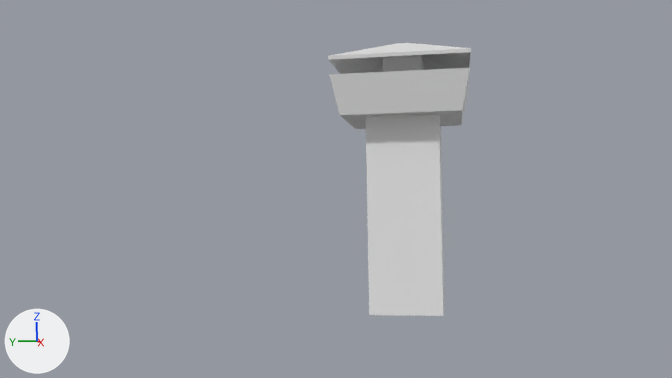
A saved change to the Blender file Tower/Tower.blend.
One viewpoint serves both versions: the file's camera 'Camera'. Arrows for +X, +Y and +Z are at lower left; the lights stay in place. Materials are left out; every surface is plain grey.

Before the edit, the objects in view are built like this:
```python
me_cube = bpy.data.meshes.new('Cube')
me_cube.from_pydata(...)  # 164 vertices, 174 faces; spans x -5.7..7.06, y -5.46..4.96, z 0.9..7.03
me_cube_002 = bpy.data.meshes.new('Cube.002')
me_cube_002.from_pydata(...)  # 144 vertices, 142 faces; spans x -2.61..1.28, y -1.88..1.88, z -1.0..6.61
# faces by material slot: [117, 23, 2]
me_cube_002.materials.append(mat_creamconcretebrick)
me_cube_002.materials.append(mat_steel)
me_cube_002.materials.append(mat_grate)
ob_raptorpen = bpy.data.objects.new('RaptorPen', me_cube)
ob_raptorpen.location = (-4.05, 0.0, 0.0)
ob_raptorpen.hide_viewport = True
ob_tower = bpy.data.objects.new('Tower', me_cube_002)
ob_tower.location = (5.8, 0.0, 2.65)
ob_tower.scale = (1.75, 1.75, 1.75)
```
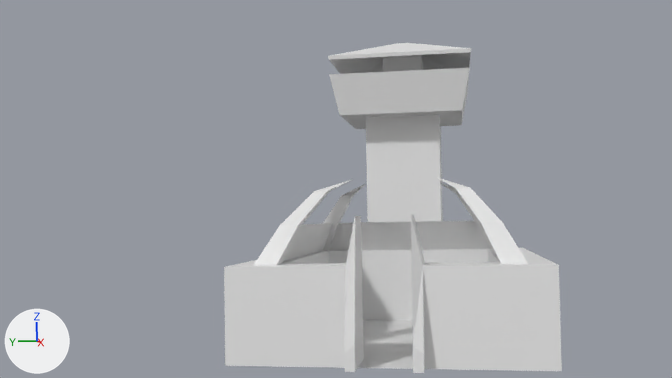
Pixel boxes [x1, y1, x2, y2] of what changed, in the pictures (672 x 378 px):
'RaptorPen', shown: after [224, 177, 562, 373]

The change, as a list of edits to the scene's bpy script:
```text
Change ob_raptorpen:
    remove ob_raptorpen.hide_viewport = True
```
